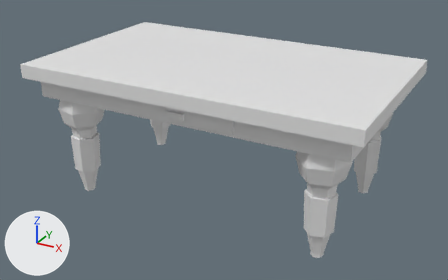
One commit to the FBX model Assets/Models/Luuk/Menu's/Menu table.fbx: the scene before it, then after it.
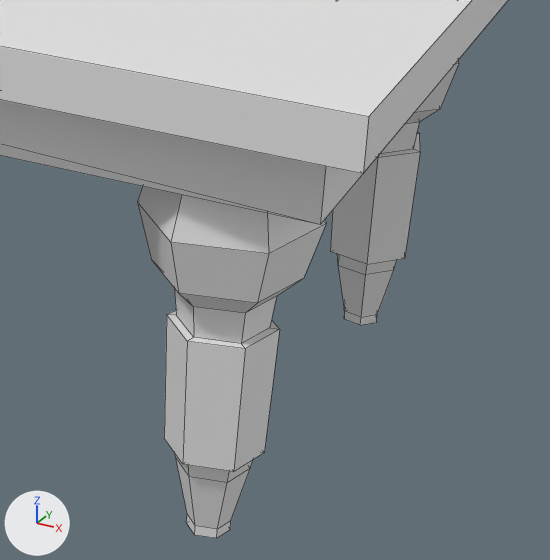
The first picture shows the older version from a 50 mm camera at (2.06, -3.78, 2.31) aimed at (0.0, -0.04, 0.44). The close-ups show both versions on the part from 57% to 94% of the width and 34% to 94% of the height of that picture; other places that the commit changed are outside them. The lights are fixed; the arrows at lower left show +X, +Y and +Z. The close-ups show mesh edges as thin lines. Where no turn or scale is listed for an object, it has been applied to the vertices.

Names of what the first close-up shows: 'Tabel'.
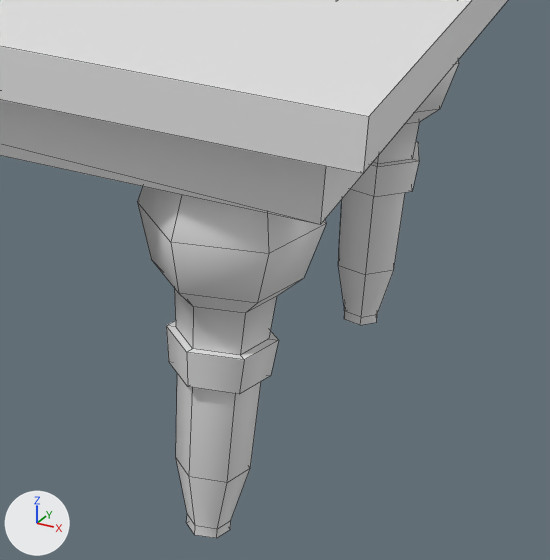
What the commit changed:
me_cylinder_003 has 320 vertices, 294 faces and spans x -1.25..1.25, y -0.75..0.75, z 0.0..1.04.
me_cylinder_003 is used by ob_tabel; location (0.0, 0.0, 0.0).
me_cylinder_003 part 1: all 24 vertices in x 0.84..1.05, y -0.6..-0.39, z 0.19..0.46 are scaled about their middle by (1, 1, 0.287), then moved by (0.0, 0.0, 0.07).
me_cylinder_003 part 2: all 24 vertices in x 0.84..1.05, y 0.39..0.6, z 0.19..0.46 are scaled about their middle by (1, 1, 0.287), then moved by (0.0, 0.0, 0.07).
me_cylinder_003 part 3: edges marked sharp go from 552 to 144.

Location of each change, [x1, y1, x2, y2] in pixels of the close-ups (550 x 560 px; the box of a moved part takes in the faces that stretch with it):
part 1 of me_cylinder_003, moved or reshaped
    before: [164, 288, 280, 482]
    after: [166, 288, 279, 482]
part 2 of me_cylinder_003, moved or reshaped
    before: [330, 122, 420, 275]
    after: [338, 122, 419, 275]
part 3 of me_cylinder_003, shading changed
    both: [0, 0, 508, 538]
